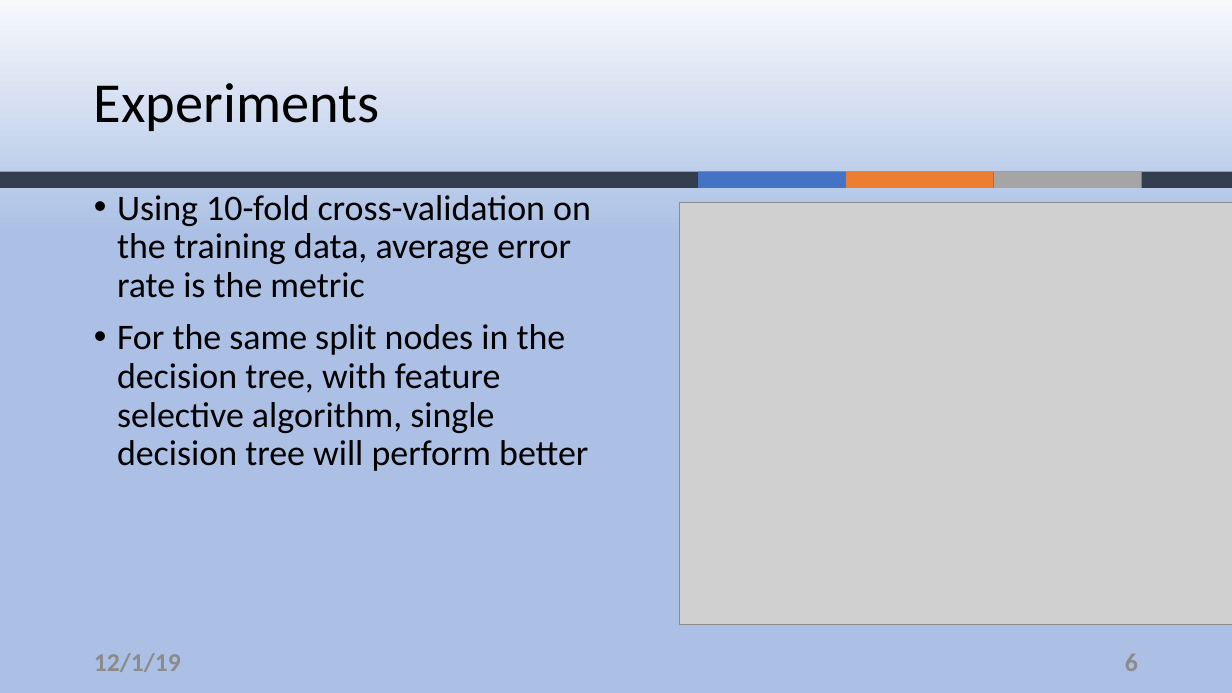
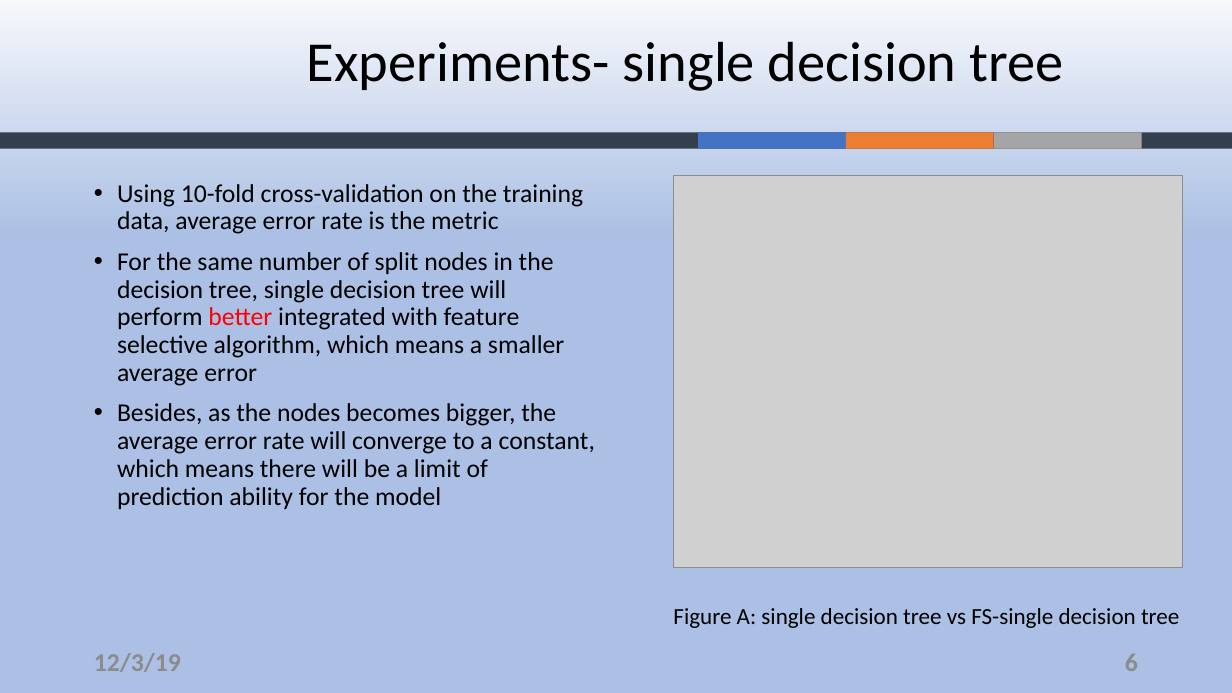
Before and after one commit to ZouYao0720/final-project-, a slide deck: slide 6 of final-presentation.pptx. Drawn at 1232x693 pixels with LibreOffice and Linux fonts; fonts in the diff are those of the drawing; grey boxes stand for pictures; background and template pictures are left out. Boxes give left, top, right and bottom in pixels: in the first picture for what was removed or moved away, otherwise in the second. Text is boxed around its words. In the diff, an @@ line names an element or a change of style, - is before the commit and + after.

Commit message:
integrated

```diff
--- a/final-presentation.pptx
+++ b/final-presentation.pptx
@@ title at box(307, 41, 1063, 91): text changed @@
-Experiments
+Experiments- single decision tree
@@ 4 rectangles: place and size @@
-4 rectangles at box(0, 172, 1232, 189)
+4 rectangles at box(0, 132, 1232, 149)
@@ text "Using 10-fold cross-validation on the ...": place and size @@
-text "Using 10-fold cross-validation on the ..." at box(117, 195, 591, 471)
+text "Using 10-fold cross-validation on the ..." at box(117, 184, 595, 509)
@@ picture: place and size @@
-picture at box(679, 202, 1232, 624)
+picture at box(673, 176, 1182, 568)
@@ text at box(117, 184, 583, 234): size 28 to 20 pt in "Using 10-fold cross-validation on the training data, ..." @@
@@ text at box(117, 252, 595, 509): text changed; size 28 to 20 pt @@
-• For the same split nodes in the decision tree, with feature selective algorithm, single decision tree will perform better
+• For the same number of split nodes in the decision tree, single decision tree will perform better integrated with feature selective algorithm, which means a smaller average error
+• Besides, as the nodes becomes bigger, the average error rate will converge to a constant, which means there will be a limit of prediction ability for the model
@@ text added at box(673, 608, 1179, 628), 18 pt, text #000000 @@
+Figure A: single decision tree vs FS-single decision tree
@@ text at box(94, 653, 181, 672): text changed @@
-12/1/19
+12/3/19
```
Also in this commit, not shown: 8 other slides changed, 3 slides added, 2 slides removed.
